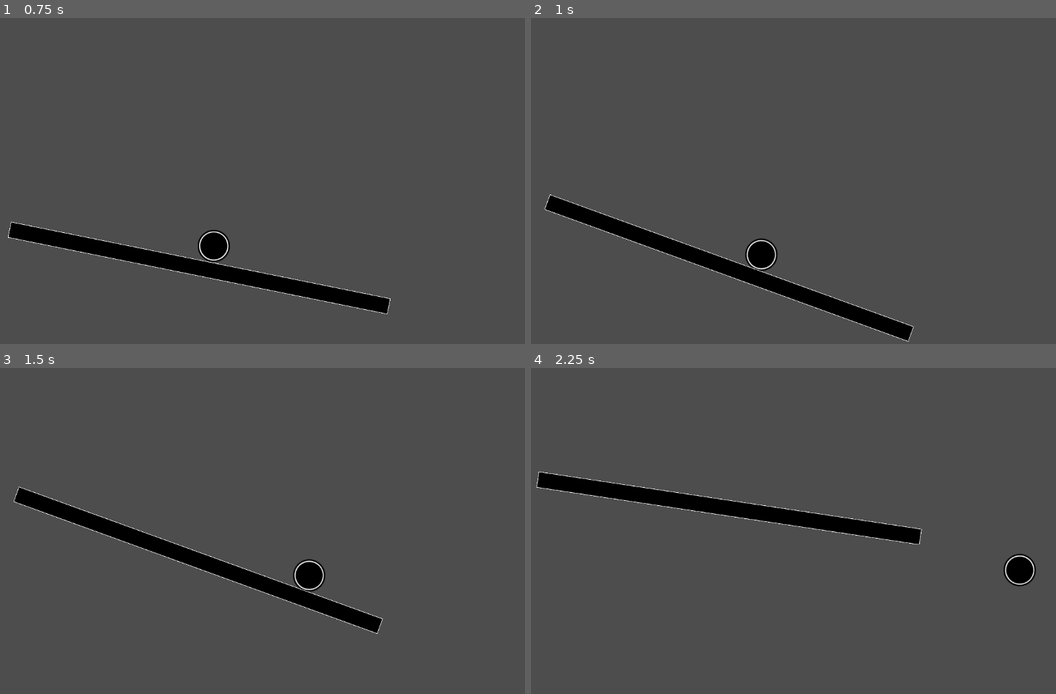
Above: before the commit, frames 1-4 (two rows, left to right).
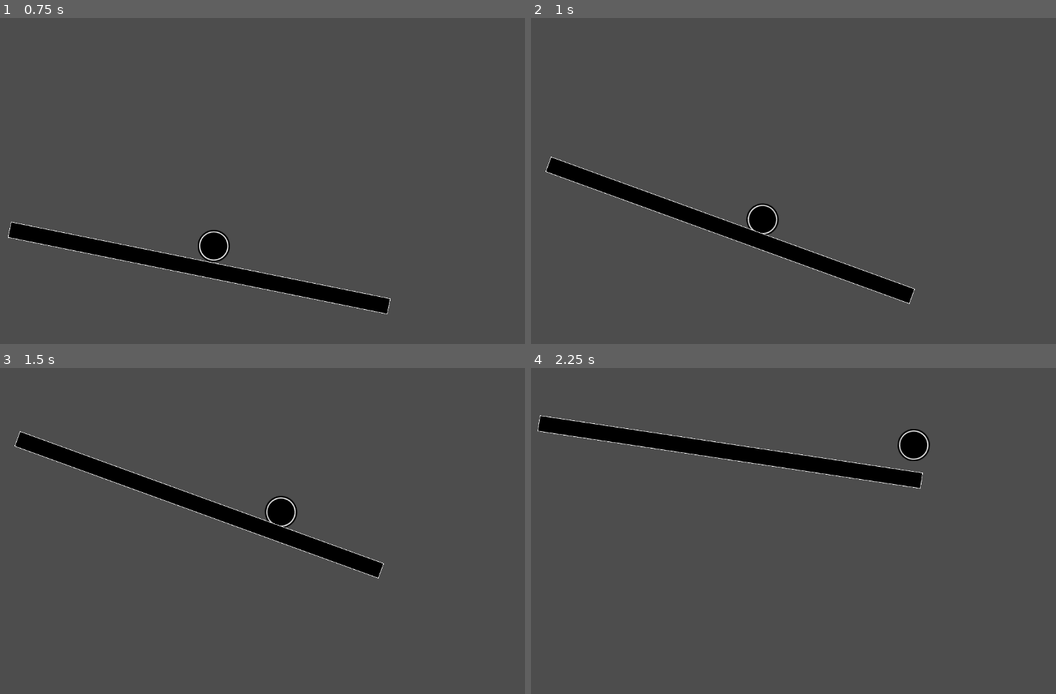
Above: after the commit, the same moments.

Repository: jo-ho/balance-game
Game: Godot game, scene res://game.tscn
The game is run twice, just before and just after one commit, with the same random seed, the same clock (stepped at 60 frames per second) and the same inputs.
Inputs:
- Up to frame 1 (0.75 s): hold W (left_up) from 0.53 s (still down)
- Up to frame 2 (1 s): keep holding W (left_up)
- Up to frame 3 (1.5 s): keep holding W (left_up)
- Up to frame 4 (2.25 s): release W (left_up) at 2.03 s; hold S (left_down) from 2.03 s (still down)

Frame 1 is identical in both runs. In frame 2, 8.0% of the frame differs, in the area x 2-74%, y 42-100%; in frame 3, 8.2%; in frame 4, 8.2%, in the area x 0-97%, y 14-68%.

Commit message:
Bar no longer affected by ball forces

Diff:
--- a/body/bar.gd
+++ b/body/bar.gd
@@ -3,7 +3,6 @@
 
 const BASE_VELOCITY = 1
 const BASE_MOVE_VELOCTY = 300
-const PUSH_FORCE = 25
 const ROTATION_LIMIT = PI / 9
 
 var rotate_velocity: int = 0
@@ -26,8 +25,4 @@
 		rotate_velocity = 0
 
 	rotation = clamp(rotation + delta * rotate_velocity, -ROTATION_LIMIT, ROTATION_LIMIT)
-	var collision_data := move_and_collide(Vector2(0, delta * move_velocity))
-	if collision_data:
-		if collision_data.get_collider() is RigidBody2D:
-			var rigid := collision_data.get_collider() as RigidBody2D
-			rigid.apply_central_impulse(-collision_data.get_normal() * PUSH_FORCE)
+	move_and_collide(Vector2(0, delta * move_velocity))
--- a/body/bar.tscn
+++ b/body/bar.tscn
@@ -7,6 +7,7 @@
 size = Vector2(767, 30)
 
 [node name="Bar" type="AnimatableBody2D"]
+collision_mask = 0
 sync_to_physics = false
 script = ExtResource("1_mqs5j")
 
